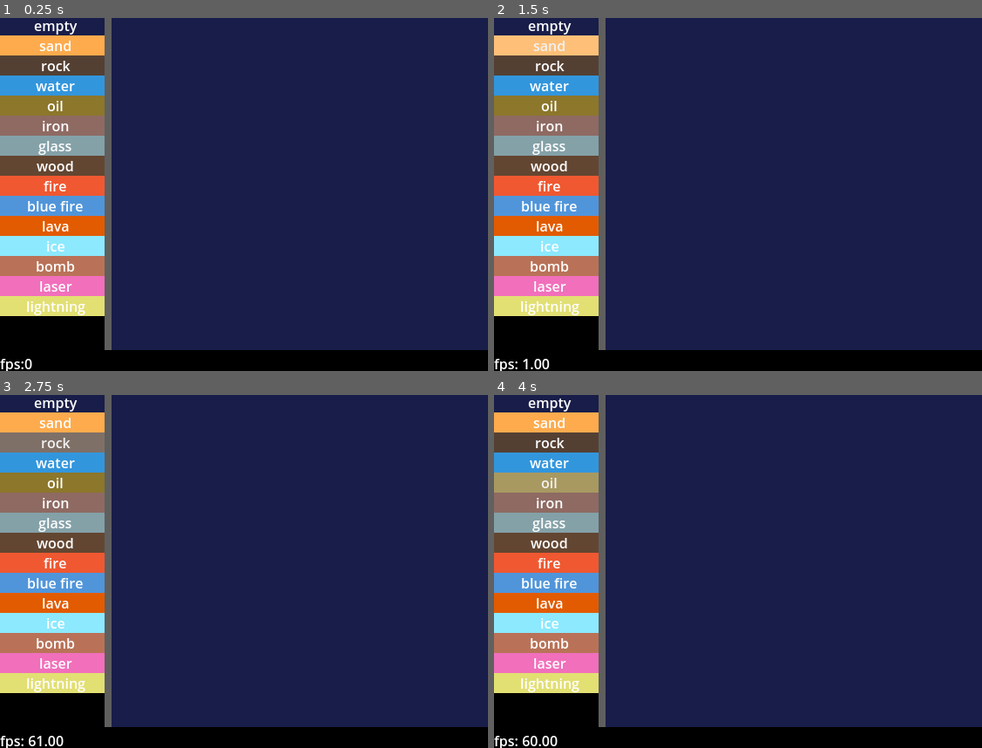
Above: before the commit, frames 1-4 (two rows, left to right).
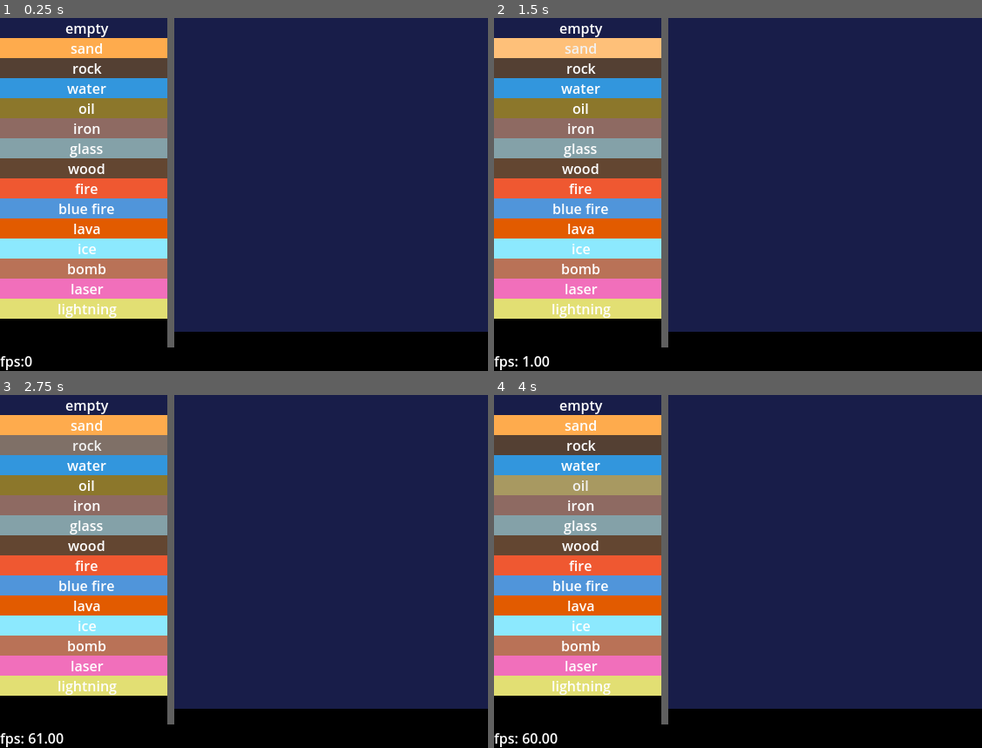
Above: after the commit, the same moments.

Repository: kiwijuice56/sand-spoon
Game: Godot game, scene res://main/main.tscn
The game is run twice, just before and just after one commit, with the same random seed, the same clock (stepped at 60 frames per second) and the same inputs.
Inputs:
- Up to frame 1 (0.25 s): no input
- Up to frame 2 (1.5 s): click "empty" at 0.5 s; click "sand" at 1.25 s
- Up to frame 3 (2.75 s): click "rock" at 2 s
- Up to frame 4 (4 s): click "water" at 2.75 s; click "oil" at 3.5 s

The runs differ from the first frame. In frame 1, 21% of the frame differs, in the area x 0-100%, y 0-100%; in frame 2, 21%; in frame 3, 22%; in frame 4, 22%.

Commit message:
Multithreading

Diff:
--- a/main/main.tscn
+++ b/main/main.tscn
@@ -78,9 +78,9 @@
 texture = SubResource("ImageTexture_guoq1")
 script = ExtResource("1_7t74s")
 debug_heat_gradient = SubResource("GradientTexture1D_hwk0e")
-simulation_size = Vector2i(72, 64)
-simulation_scale = 6
-chunk_size = 8
+simulation_size = Vector2i(72, 72)
+simulation_scale = 5
+chunk_size = 6
 elements = Array[ExtResource("2_55j5a")]([ExtResource("4_oq8j5"), ExtResource("5_57l7a"), ExtResource("9_bp35h"), ExtRe …(368 unchanged characters)…
 
 [node name="Painter" type="Node" parent="VBoxContainer/HBoxContainer/Simulation" node_paths=PackedStringArray("sim", "selector")]
--- a/main/simulation/simulation.gd
+++ b/main/simulation/simulation.gd
@@ -45,6 +45,18 @@
 var simulation_size_chunk: Vector2i
 
 var idefault_temperature: int
+
+# Threading variables
+var should_exit: bool = false
+
+var sem: Semaphore
+
+var mutex: Mutex
+
+var threads: Array[Thread]
+var thread_counter: int
+var thread_counter_done: int
+var global_row_offset: int
 
 func _ready() -> void:
 	randomize()
@@ -91,11 +103,18 @@
 		for col in range(simulation_size.x):
 			set_element(row, col, "empty")
 
+	sem = Semaphore.new()
+	for i in 8:
+		var thread: Thread = Thread.new()
+		threads.append(thread)
+		thread.start(thread_process)
+	mutex = Mutex.new()
+
 func _draw() -> void:
 	if not debug_draw:
 		return
-	for chunk_row in range(simulation_size_chunk.y):
-		for chunk_col in range(simulation_size_chunk.x):
+	for chunk_row in simulation_size_chunk.y:
+		for chunk_col in simulation_size_chunk.x:
 			if alive_count[chunk_row * simulation_size_chunk.x + chunk_col] == 0:
 				pass
 			var rect: Rect2 = Rect2(
@@ -103,41 +122,84 @@
 				chunk_row * chunk_size * simulation_scale,
 				chunk_size * simulation_scale,
 				chunk_size * simulation_scale)
-			draw_rect(rect, debug_heat_gradient.gradient.sample(chunk_temp[chunk_row * simulation_size_chunk.x + chunk_col] / 65535.0), false, 3)
+			draw_rect(rect, debug_heat_gradient.gradient.sample(chunk_temp[chunk_row * simulation_size_chunk.x + chunk_col] / 65535.0), false, 1)
 
 func _process(_delta: float) -> void:
-	for i in range(simulation_size_chunk.y - 1, -1, -1):
-		process_chunk_row(i)
-
-	for i in range(simulation_size_chunk.x * simulation_size_chunk.y):
+	global_row_offset = randi_range(-2, 2)
+
+	thread_counter = 0
+	thread_counter_done = 0
+	for i in simulation_size_chunk.y / 2:
+		sem.post()
+	while thread_counter_done != simulation_size_chunk.y / 2:
+		pass
+
+	thread_counter = 1
+	thread_counter_done = 0
+	for i in simulation_size_chunk.y / 2:
+		sem.post()
+	while thread_counter_done != simulation_size_chunk.y / 2:
+		pass
+
+	for i in simulation_size_chunk.x * simulation_size_chunk.y:
 		chunk_temp[i] = (chunk_temp[i] + chunk_temp_copy[i]) >> 1
-	for i in range(simulation_size_chunk.x * simulation_size_chunk.y):
+	for i in simulation_size_chunk.x * simulation_size_chunk.y:
 		var row: int = i / simulation_size_chunk.x
 		var col: int = i % simulation_size_chunk.x
 		var avg_temp: int = _get_chunk_temp(row, col) + _get_chunk_temp(row + 1, col) + _get_chunk_temp(row - 1, col) + _get_chunk_temp(row, col + 1) + _get_chunk_temp(row, col - 1)
 		chunk_temp_copy[i] = (chunk_temp[i] + avg_temp / 5) >> 1
 
-	for i in range(len(chunk_temp)):
+	for i in len(chunk_temp):
 		chunk_temp[i] = chunk_temp_copy[i]
 	draw_cells()
 	if debug_draw:
 		queue_redraw()
 
-func process_chunk_row(chunk_row: int) -> void:
-	for i in range(chunk_row * simulation_size_chunk.x, (chunk_row + 1) * simulation_size_chunk.x):
-		if alive_count[i] == 0:
-			chunk_temp_copy[i] = chunk_temp[i]
-			continue
-		var row_offset: int = i / simulation_size_chunk.x * chunk_size
-		var col_offset: int = i % simulation_size_chunk.x * chunk_size
-		var chunk_avg_temp: int = 0
-		for j in range(chunk_size * chunk_size - 1, -1, -1):
-			var row: int = j / chunk_size + row_offset
-			var col: int = j % chunk_size + col_offset
-			var data: int = get_data(row, col)
-			chunk_avg_temp += Element.get_temperature(data)
-			elements[cell_id[row * simulation_size.x + col]].process(self, row, col, data)
-		chunk_temp_copy[i] = chunk_avg_temp / (chunk_size * chunk_size)
+func thread_process() -> void:
+	while true:
+		sem.wait()
+		if should_exit:
+			break
+
+		var chunk_row: int
+		var extra_offset: int
+		mutex.lock()
+		extra_offset = global_row_offset
+		chunk_row = thread_counter
+		thread_counter += 2
+		mutex.unlock()
+
+		for i in range(chunk_row * simulation_size_chunk.x, (chunk_row + 1) * simulation_size_chunk.x):
+			if alive_count[i] == 0:
+				chunk_temp_copy[i] = chunk_temp[i]
+				continue
+			var row_offset: int = i / simulation_size_chunk.x * chunk_size
+			var col_offset: int = i % simulation_size_chunk.x * chunk_size
+			var chunk_avg_temp: int = 0
+			var processed: int = 0
+			for j in range(chunk_size * chunk_size - 1, -1, -1):
+				var row: int = j / chunk_size + row_offset + extra_offset
+				if row < 0:
+					break
+				if row >= simulation_size.y:
+					continue
+				processed += 1
+				var col: int = j % chunk_size + col_offset
+				var data: int = get_data(row, col)
+				chunk_avg_temp += Element.get_temperature(data)
+				elements[cell_id[row * simulation_size.x + col]].process(self, row, col, data)
+			chunk_temp_copy[i] = chunk_avg_temp / processed
+
+		mutex.lock()
+		thread_counter_done += 1
+		mutex.unlock()
+
+func _exit_tree():
+	should_exit = true
+	for i in simulation_size_chunk.y:
+		sem.post()
+	for thread in threads:
+		thread.wait_to_finish()
 
 func _update_rect() -> void:
 	custom_minimum_size = simulation_size * simulation_scale
@@ -178,7 +240,7 @@
 func get_touch_count(row: int, col: int, element_name: String) -> int:
 	var touches: int = 0
 	var target_id: int = name_id_map[element_name]
-	for i in range(0, 10):
+	for i in 10:
 		if i == 4: # Center
 			continue
 		var row_offset: int = i / 3 - 1
@@ -235,11 +297,11 @@
 ## Updates modified chunks in the image and texture.
 func draw_cells() -> void:
 	var updated: bool = false
-	for i in range(simulation_size_chunk.x * simulation_size_chunk.y):
+	for i in simulation_size_chunk.x * simulation_size_chunk.y:
 		if chunk_update[i] == 0:
 			continue
 		updated = true
-		for j in range(0, chunk_size * chunk_size):
+		for j in chunk_size * chunk_size:
 			var row: int = j / chunk_size + i / simulation_size_chunk.x * chunk_size
 			var col: int = j % chunk_size + i % simulation_size_chunk.x * chunk_size
 			image.set_pixel(col, row, elements[cell_id[row * simulation_size.x + col]].get_color(self, row, col, get_data(row, col)))
Not shown: 2 places in main/main.tscn that only renumber resources
